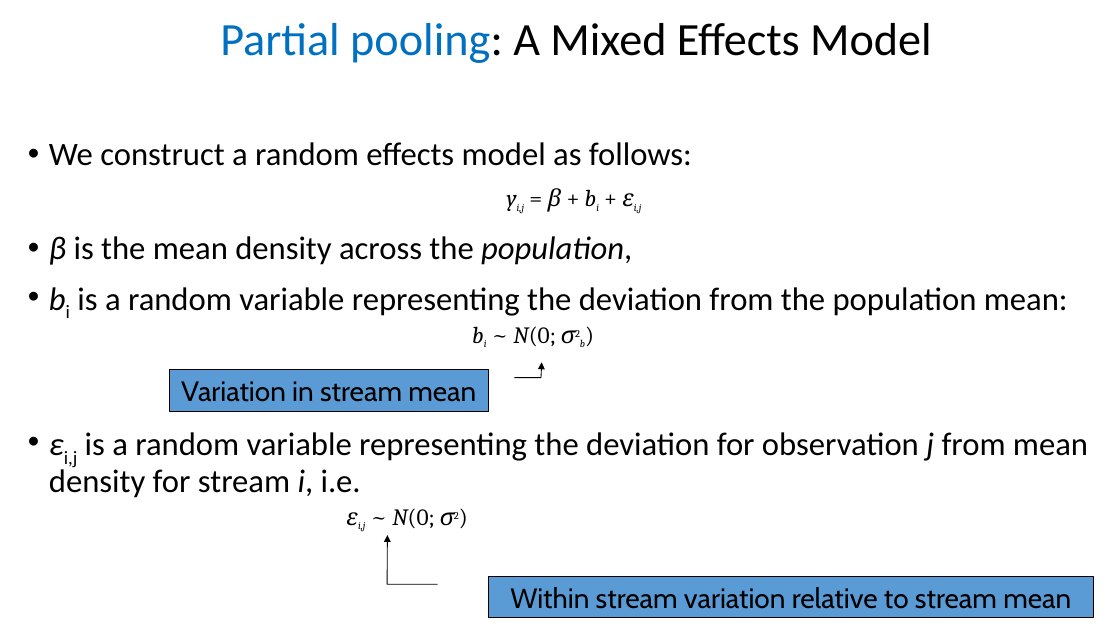
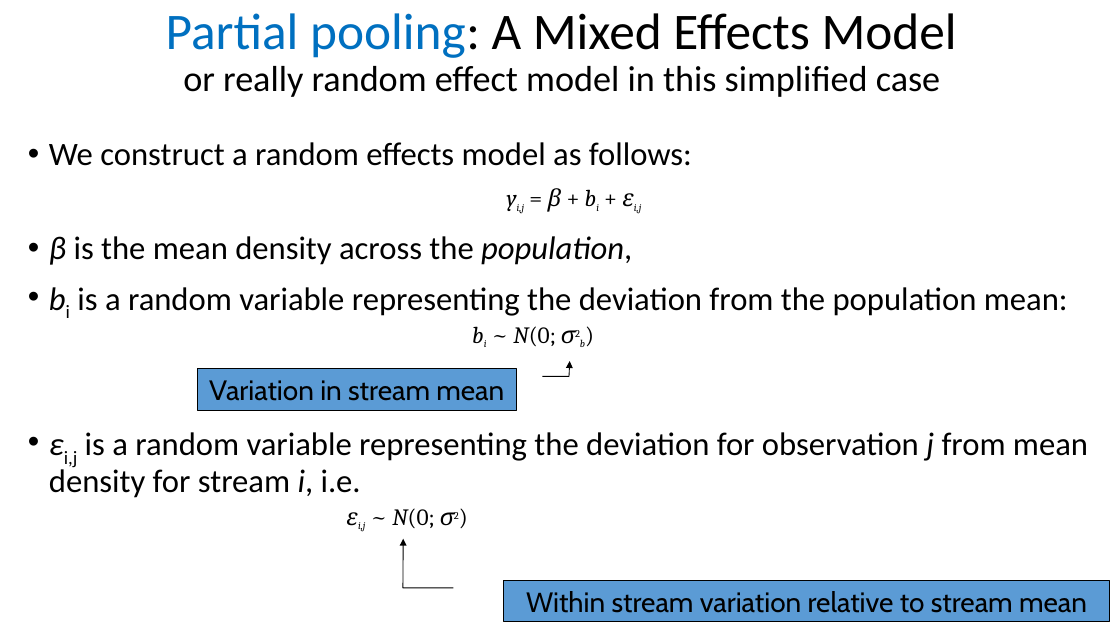
Before and after one commit to taaltree/FW536, a slide deck: slide 8 of Day3_MixedModels_ModelSelection/FW536_Day3_Morning_mixed effects_accessible.pptx. Drawn at 1120x630 pixels with LibreOffice and Linux fonts; fonts in the diff are those of the drawing. Boxes give left, top, right and bottom in pixels: in the first picture for what was removed or moved away, otherwise in the second. Text is boxed around its words. In the diff, an @@ line names an element or a change of style, - is before the commit and + after.

```diff
--- a/Day3_MixedModels_ModelSelection/FW536_Day3_Morning_mixed effects_accessible.pptx
+++ b/Day3_MixedModels_ModelSelection/FW536_Day3_Morning_mixed effects_accessible.pptx
@@ title at <box>166,13,957,97</box>: text changed; size 39.6 to 31 pt @@
-Partial pooling: A Mixed Effects Model
+Partial pooling: A Mixed Effects Model
+or really random effect model in this simplified case
@@ border callout "Variation in stream mean": place and size @@
-border callout "Variation in stream mean" at <box>170,370,488,412</box>
+border callout "Variation in stream mean" at <box>197,369,516,411</box>
@@ border callout "Within stream variation relative to ...": place and size @@
-border callout "Within stream variation relative to ..." at <box>488,577,1094,618</box>
+border callout "Within stream variation relative to ..." at <box>504,581,1110,621</box>
```
Also in this commit, not shown: 22 other slides changed, 1 slide removed, 5 other files.
